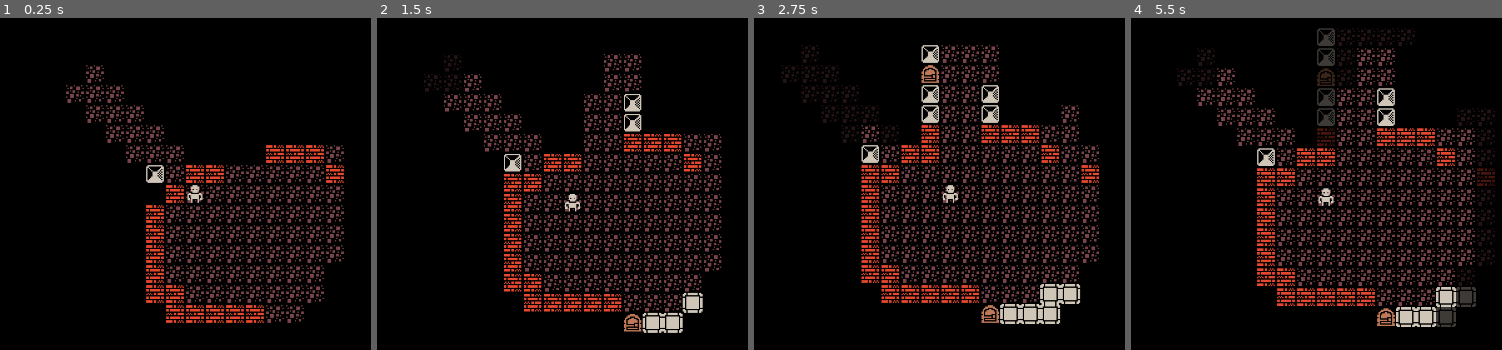
Above: before the commit, frames 1-4 (left to right).
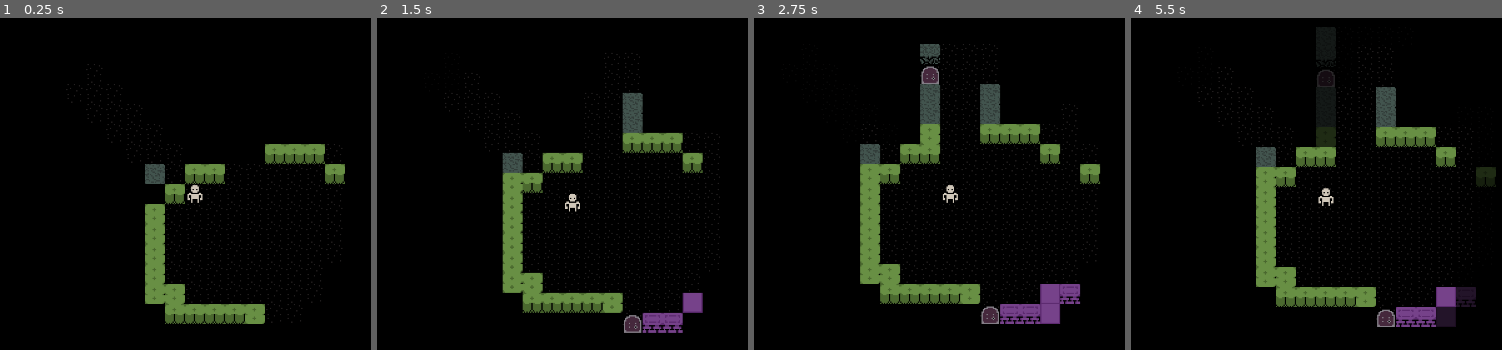
Above: after the commit, the same moments.

Repository: maxwell-github78/godot-roguelike
Game: Godot game, scene res://Game/game.tscn
Same seed, same stepped clock (60 frames per second), same inputs: the game is played once before the commit and once after it.
Inputs (mouse positions are in pixels of both pictures, inside the frame that each line leads up to):
- Up to frame 1 (0.25 s): no input
- Up to frame 2 (1.5 s): tap Enter at 0.5 s; move the mouse to (736, 160) at 0.52 s; hold Right (ui_right) 0.53-1.28 s; click (736, 160) at 0.67 s; move the mouse to (402, 207) at 1.27 s; hold Down (ui_down) from 1.28 s (still down)
- Up to frame 3 (2.75 s): move the mouse to (1017, 84) at 2.02 s; release Down (ui_down) at 2.03 s; hold Right (ui_right) from 2.03 s (still down)
- Up to frame 4 (5.5 s): move the mouse to (1275, 273) at 2.77 s; release Right (ui_right) at 2.78 s; hold Up (ui_up) 2.78-3.53 s; click (1275, 273) at 2.92 s; move the mouse to (outside the picture) at 3.52 s; hold Left (ui_left) 3.53-5.03 s; move the mouse to (outside the picture) at 4.27 s; tap Space at 5 s; move the mouse to (1357, 184) at 5.02 s; hold Down (ui_down) from 5.03 s (still down); click (1357, 184) at 5.17 s

The runs differ from the first frame. In frame 1, 14% of the frame differs, in the area x 17-93%, y 13-93%; in frame 2, 18%; in frame 3, 21%; in frame 4, 21%, in the area x 12-99%, y 2-94%.

Commit message:
Added simple autotiling

Diff:
--- a/Map/dungeon_generator.gd
+++ b/Map/dungeon_generator.gd
@@ -92,7 +92,7 @@
 					#for debug in candidate_room.marks:
 						#_carve_tile(dungeon, debug.position.x, debug.position.y, dungeon.tile_types.debug)
 
-
+	autotile(dungeon)
 
 	print("Tiles covered: ", len(feature_bounds))
 	print("Map area: ", map_width * map_height)
@@ -179,3 +179,14 @@
 		rect_big.has_point(Vector2i(rect_small.position.x, rect_small.end.y)) and
 		rect_big.has_point(Vector2i(rect_small.end.x, rect_small.position.y))
 	)
+
+func autotile(dungeon: MapData):
+	for tile in dungeon.tiles:
+		if tile.has_side:
+			var grid_position := Grid.world_to_grid(tile.position)
+			if grid_position.y < map_height:
+				var origin = Vector2i(grid_position)
+				var under = dungeon.get_tile(origin + Vector2i(0, 1))
+				if under and (under.is_transparent() or under.is_walkable()):
+					tile.side = true
+					tile.set_autotiling()
--- a/Map/tile.gd
+++ b/Map/tile.gd
@@ -2,6 +2,8 @@
 extends Sprite2D
 
 var _definition: TileDefinition
+var side: bool = false
+var has_side: bool = false
 
 var is_explored: bool = false:
 	set(value):
@@ -23,9 +25,15 @@
 	position = Grid.grid_to_world(grid_position)
 	set_tile_type(tile_definition)
 
+
 func set_tile_type(tile_definition: TileDefinition) -> void:
 	_definition = tile_definition
-	texture = _definition.texture
+	texture = tile_definition.texture
+	has_side = tile_definition.has_side
+
+func set_autotiling() -> void:
+	if side:
+		texture = _definition.side_texture
 
 func get_tile_type() -> TileDefinition:
 	return _definition
--- a/Map/tile_definition.gd
+++ b/Map/tile_definition.gd
@@ -3,7 +3,8 @@
 
 @export_category("Visuals")
 @export var texture: AtlasTexture
-
+@export var side_texture: AtlasTexture
+@export var has_side: bool = false
 
 @export_category("Mechanics")
 @export var is_walkable: bool = true
--- a/assets/definitions/tiles/door.tres
+++ b/assets/definitions/tiles/door.tres
@@ -1,11 +1,11 @@
 [gd_resource type="Resource" script_class="TileDefinition" format=3 uid="uid://hyys1vicjcyb"]
 
 [ext_resource type="Script" uid="uid://biqdguueu58bs" path="res://Map/tile_definition.gd" id="1_3tgew"]
-[ext_resource type="Texture2D" uid="uid://cndehvpil7l60" path="res://assets/textures/colored-transparent_packed.png" id="2_bdh8j"]
+[ext_resource type="Texture2D" uid="uid://djxtqiuglbe8h" path="res://assets/textures/tileset-programmer.png" id="2_bdh8j"]
 
 [sub_resource type="AtlasTexture" id="AtlasTexture_or238"]
 atlas = ExtResource("2_bdh8j")
-region = Rect2(160, 144, 16, 16)
+region = Rect2(0, 0, 16, 16)
 
 [resource]
 script = ExtResource("1_3tgew")
--- a/assets/definitions/tiles/floor.tres
+++ b/assets/definitions/tiles/floor.tres
@@ -1,11 +1,11 @@
 [gd_resource type="Resource" script_class="TileDefinition" format=3 uid="uid://srbfam4rq6au"]
 
 [ext_resource type="Script" uid="uid://biqdguueu58bs" path="res://Map/tile_definition.gd" id="1_snxyj"]
-[ext_resource type="Texture2D" uid="uid://cndehvpil7l60" path="res://assets/textures/colored-transparent_packed.png" id="2_vvyfi"]
+[ext_resource type="Texture2D" uid="uid://djxtqiuglbe8h" path="res://assets/textures/tileset-programmer.png" id="2_vvyfi"]
 
 [sub_resource type="AtlasTexture" id="AtlasTexture_0b5c5"]
 atlas = ExtResource("2_vvyfi")
-region = Rect2(32, 0, 16, 16)
+region = Rect2(0, 16, 16, 16)
 
 [resource]
 script = ExtResource("1_snxyj")
--- a/assets/definitions/tiles/stone.tres
+++ b/assets/definitions/tiles/stone.tres
@@ -1,15 +1,21 @@
 [gd_resource type="Resource" script_class="TileDefinition" format=3 uid="uid://drvflmprg5ucn"]
 
 [ext_resource type="Script" uid="uid://biqdguueu58bs" path="res://Map/tile_definition.gd" id="1_1xf4f"]
-[ext_resource type="Texture2D" uid="uid://cndehvpil7l60" path="res://assets/textures/colored-transparent_packed.png" id="2_1xf4f"]
+[ext_resource type="Texture2D" uid="uid://djxtqiuglbe8h" path="res://assets/textures/tileset-programmer.png" id="2_1xf4f"]
+
+[sub_resource type="AtlasTexture" id="AtlasTexture_1xf4f"]
+atlas = ExtResource("2_1xf4f")
+region = Rect2(48, 16, 16, 16)
 
 [sub_resource type="AtlasTexture" id="AtlasTexture_mtksx"]
 atlas = ExtResource("2_1xf4f")
-region = Rect2(64, 288, 16, 16)
+region = Rect2(48, 0, 16, 16)
 
 [resource]
 script = ExtResource("1_1xf4f")
 texture = SubResource("AtlasTexture_mtksx")
+side_texture = SubResource("AtlasTexture_1xf4f")
+has_side = true
 is_walkable = false
 is_transparent = false
 metadata/_custom_type_script = "uid://biqdguueu58bs"
--- a/assets/definitions/tiles/wall_blue.tres
+++ b/assets/definitions/tiles/wall_blue.tres
@@ -1,15 +1,21 @@
 [gd_resource type="Resource" script_class="TileDefinition" format=3 uid="uid://o21euij1k2dp"]
 
 [ext_resource type="Script" uid="uid://biqdguueu58bs" path="res://Map/tile_definition.gd" id="1_xyco6"]
-[ext_resource type="Texture2D" uid="uid://cndehvpil7l60" path="res://assets/textures/colored-transparent_packed.png" id="2_80qeq"]
+[ext_resource type="Texture2D" uid="uid://djxtqiuglbe8h" path="res://assets/textures/tileset-programmer.png" id="2_80qeq"]
+
+[sub_resource type="AtlasTexture" id="AtlasTexture_80qeq"]
+atlas = ExtResource("2_80qeq")
+region = Rect2(16, 16, 16, 16)
 
 [sub_resource type="AtlasTexture" id="AtlasTexture_q0rvi"]
 atlas = ExtResource("2_80qeq")
-region = Rect2(112, 240, 16, 16)
+region = Rect2(16, 0, 16, 16)
 
 [resource]
 script = ExtResource("1_xyco6")
 texture = SubResource("AtlasTexture_q0rvi")
+side_texture = SubResource("AtlasTexture_80qeq")
+has_side = true
 is_walkable = false
 is_transparent = false
 metadata/_custom_type_script = "uid://biqdguueu58bs"
--- a/assets/definitions/tiles/wall_red.tres
+++ b/assets/definitions/tiles/wall_red.tres
@@ -1,15 +1,21 @@
 [gd_resource type="Resource" script_class="TileDefinition" format=3 uid="uid://dnjltpqaso5ny"]
 
 [ext_resource type="Script" uid="uid://biqdguueu58bs" path="res://Map/tile_definition.gd" id="1_uolf4"]
-[ext_resource type="Texture2D" uid="uid://cndehvpil7l60" path="res://assets/textures/colored-transparent_packed.png" id="2_0nt7e"]
+[ext_resource type="Texture2D" uid="uid://djxtqiuglbe8h" path="res://assets/textures/tileset-programmer.png" id="2_0nt7e"]
+
+[sub_resource type="AtlasTexture" id="AtlasTexture_0nt7e"]
+atlas = ExtResource("2_0nt7e")
+region = Rect2(32, 16, 16, 16)
 
 [sub_resource type="AtlasTexture" id="AtlasTexture_le1h6"]
 atlas = ExtResource("2_0nt7e")
-region = Rect2(768, 208, 16, 16)
+region = Rect2(32, 0, 16, 16)
 
 [resource]
 script = ExtResource("1_uolf4")
 texture = SubResource("AtlasTexture_le1h6")
+side_texture = SubResource("AtlasTexture_0nt7e")
+has_side = true
 is_walkable = false
 is_transparent = false
 metadata/_custom_type_script = "uid://biqdguueu58bs"
Binary file added: assets/textures/tileset-programmer.png
Not shown, added: assets/textures/tileset-programmer.png.import
